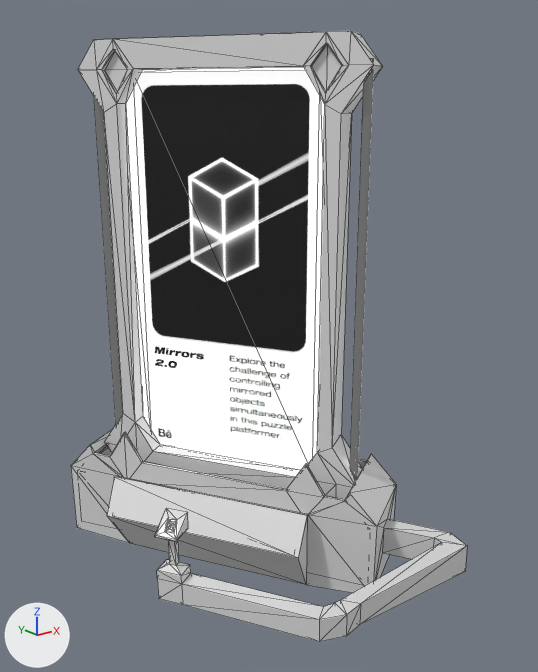
Before and after pictures for a commit that changed the glTF model public/Models/ProjectScreens/ProjectScreenR3.glb.
Camera for both pictures: a 50 mm lens placed at (12.5, -64.4, 47.6), pointed at (62.1, -2.4, 22.8). Lighting does not change. The marker at lower left points along +X, +Y and +Z. Mesh edges are drawn as thin lines. Vertices at the same position are counted once.

The first picture shows 'Screen.005'.
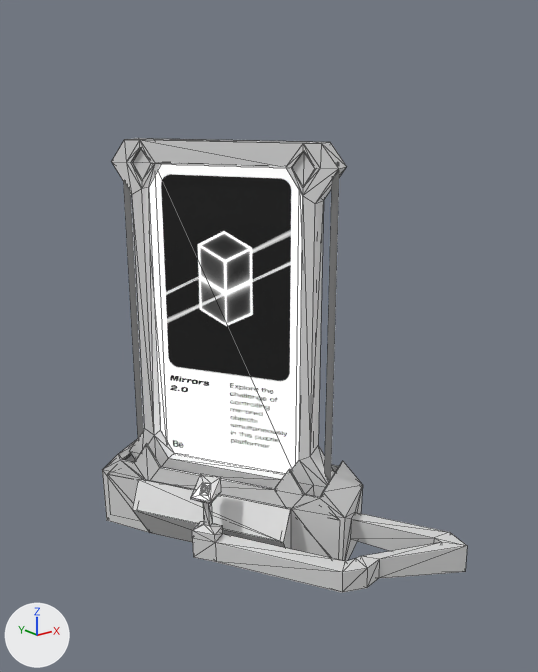
What differs and where, as boxes [x1, y1, x2, y2] in the pictures (538 x 672 px; the box of a moved part takes in the faces that stretch with it):
'Screen.005', reshaped (8% narrower, 25% shorter): before [71, 31, 467, 642]; after [102, 138, 467, 593]
part 1 of me_cube_016, moved or reshaped: before [78, 31, 382, 500]; after [111, 138, 347, 497]
part 2 of me_cube_016, moved or reshaped: before [126, 67, 325, 470]; after [149, 163, 303, 473]
part 3 of me_cube_016, moved or reshaped: before [350, 58, 374, 476]; after [325, 173, 339, 479]
part 4 of me_cube_016, moved or reshaped: before [94, 97, 122, 423]; after [124, 183, 143, 437]
part 5 of me_cube_016, moved or reshaped: before [286, 464, 377, 593]; after [274, 469, 345, 561]
part 6 of me_cube_016, moved or reshaped: before [349, 454, 396, 526]; after [323, 461, 362, 518]
part 7 of me_cube_016, moved or reshaped: before [71, 432, 307, 585]; after [102, 444, 291, 548]
part 8 of me_cube_016, moved or reshaped: before [90, 429, 113, 455]; after [119, 440, 136, 462]
part 9 of me_cube_016, moved or reshaped: before [373, 486, 449, 581]; after [343, 485, 449, 561]
part 10 of me_cube_016, moved or reshaped: before [155, 508, 467, 642]; after [191, 474, 467, 593]

What changed in the scene script:
```text
Change me_cube_016:
    used by ob_screen_005; location = (60.4, 3.2, 14.9); rotation_euler = (3.142, 0.0, -1.043), in degrees (180, 0, -60); scale = (-16.0, -4.83, -25.4)
    remove me_cube_016.from_pydata(...)  # 402 vertices, 780 faces; spans x -1.81..1.23, y -3.82..1.86, z -0.81..1.54
    add me_cube_016.from_pydata(...)  # 402 vertices, 780 faces; spans x -1.81..0.98, y -2.16..1.48, z -0.74..1.13
    me_cube_016 part 1: the loose piece of 88 vertices spanning x -1.03..1.03, y -0.39..0.39, z -0.46..1.54 is scaled about its middle by 0.8, then moved by (0.0, -0.01, -0.21)
    me_cube_016 part 2: the loose piece of 10 vertices spanning x -0.83..0.78, y 0.0, z -0.44..1.46 is scaled about its middle by 0.8, then moved by (0.0, -0.01, -0.2)
    me_cube_016 part 3: the loose piece of 64 vertices spanning x -1.01..-0.95, y -0.14..0.04, z -0.37..1.45 is scaled about its middle by 0.8, then moved by (0.19, 0.0, -0.21)
    me_cube_016 part 4: the loose piece of 64 vertices spanning x 0.93..0.98, y -0.12..0.06, z -0.37..1.45 is scaled about its middle by 0.8, then moved by (-0.2, 0.0, -0.21)
    me_cube_016 part 5: all 23 vertices in x -1.23..-0.58, y -1.86..-1.0, z -0.81..-0.2 are scaled about their middle by 0.8, then moved by (0.0, -0.01, 0.0)
    me_cube_016 part 6: all 23 vertices in x -1.23..-0.58, y 1.0..1.86, z -0.81..-0.2 are scaled about their middle by 0.8, then moved by (0.0, -0.01, 0.0)
    me_cube_016 part 7: all 23 vertices in x 0.58..1.23, y -1.86..-1.0, z -0.81..-0.2 are scaled about their middle by 0.8, then moved by (0.0, -0.01, 0.0)
    me_cube_016 part 8: all 23 vertices in x 0.58..1.23, y 1.0..1.86, z -0.81..-0.2 are scaled about their middle by 0.8, then moved by (0.0, -0.01, 0.0)
    me_cube_016 part 9: all 4 vertices in x -1.23..-1.22, y -0.22..0.22, z -0.66..-0.53 are scaled about their middle by 0.8, then moved by (0.0, -0.01, 0.0)
    me_cube_016 part 10: all 72 vertices in x -1.28..0.01, y -3.82..-3.05, z -0.65..-0.28 are moved by (0.0, 1.66, 0.0)
```
